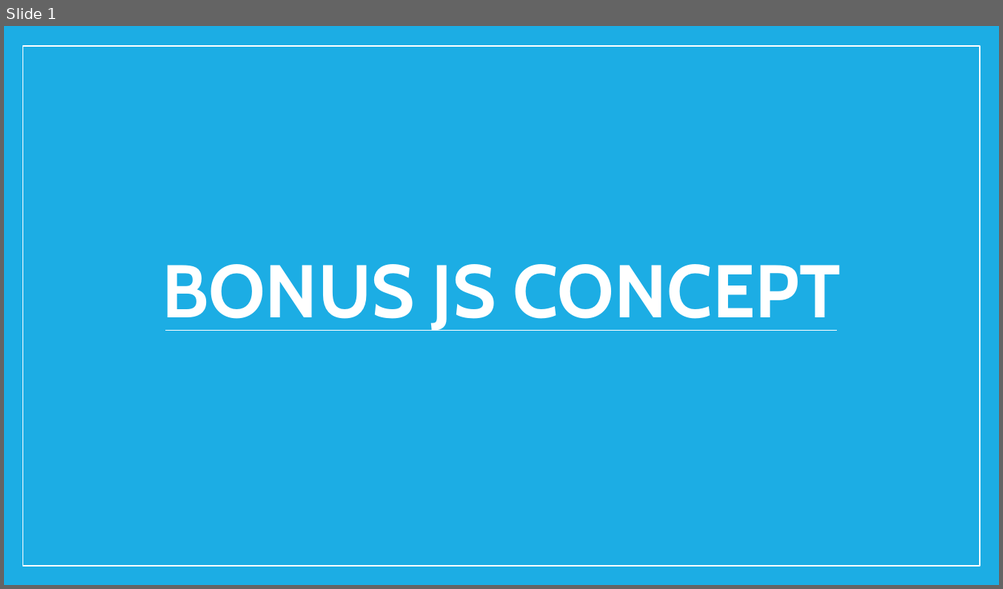
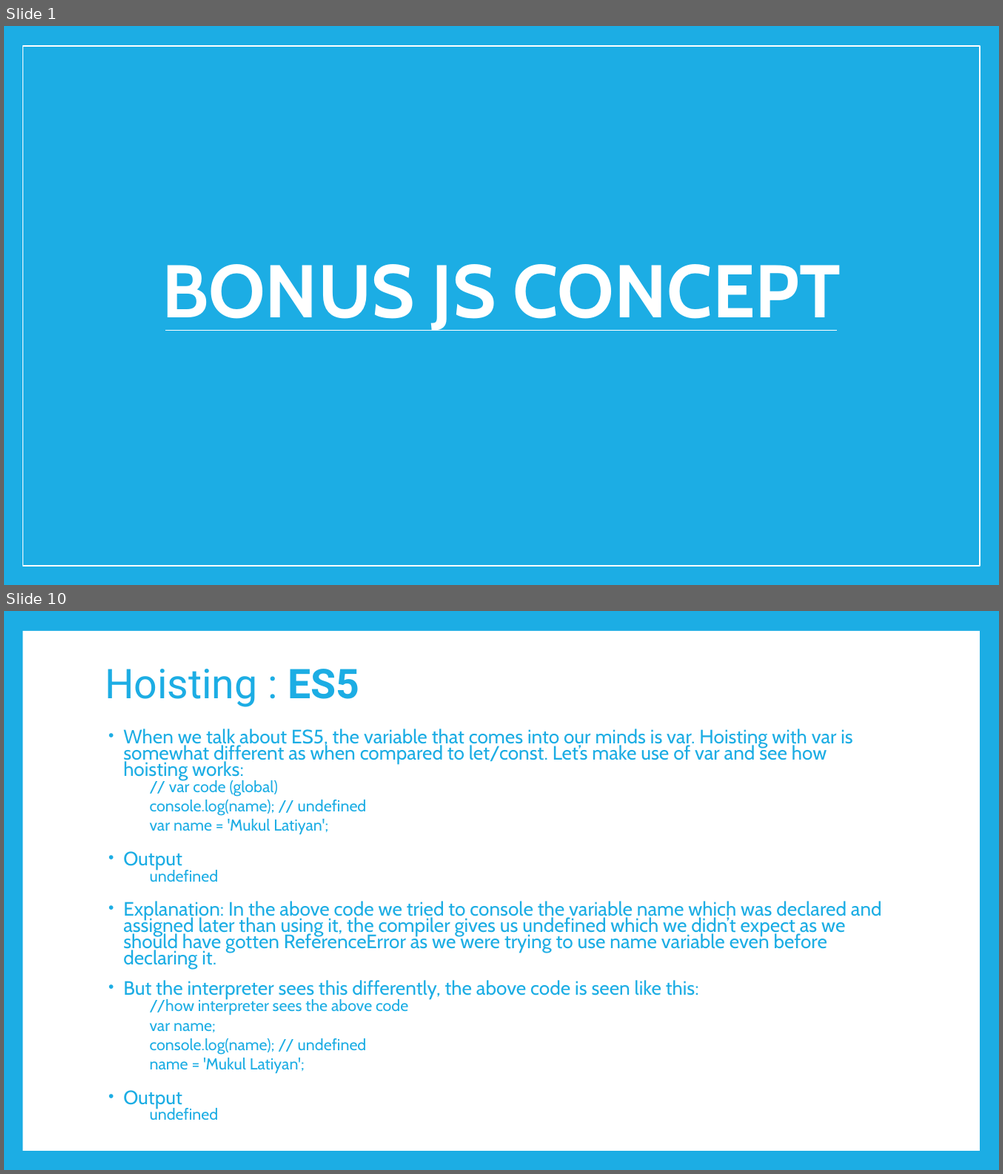
Before and after one commit to PramodJana/JavaScript, a slide deck: GFG JS Course Curriculam/Articles/009 JS Bonus Concept.pptx. Shown one above the other, each under a label of ours: slide 1 before the commit, slides 1 and 10 after it; the slides between them are not shown. The pictures are 1003x589 and 1003x1174 pixels, drawn with LibreOffice and Linux fonts; fonts in the diff are those of the drawing. Boxes give left, top, right and bottom in pixels: in the first picture for what was removed or moved away, otherwise in the second. Text is boxed around its words. In the diff, an @@ line names an element or a change of style, - is before the commit and + after.

```diff
--- a/GFG JS Course Curriculam/Articles/009 JS Bonus Concept.pptx
+++ b/GFG JS Course Curriculam/Articles/009 JS Bonus Concept.pptx
@@ slide 10 added at bbox=[4, 611, 999, 1170], background #1CADE4 @@
@@ rectangle added at bbox=[22, 631, 979, 1151], fill #FFFFFF @@
@@ title added at bbox=[105, 669, 360, 707], 39.6 pt, text #1CADE4 @@
+Hoisting : ES5
@@ text added at bbox=[123, 729, 882, 1120], 18.7 pt, text #1CADE4 @@
+• When we talk about ES5, the variable that comes into our minds is var. Hoisting with var is somewhat different as when compared to let/const. Let’s make use of var and see how hoisting works:
+    // var code (global)
+    console.log(name); // undefined
+    var name = 'Mukul Latiyan';
+• Output
+    undefined
+• Explanation: In the above code we tried to console the variable name which was declared and assigned later than using it, the compiler gives us undefined which we didn’t expect as we should have gotten ReferenceError as we were trying to use name variable even before declaring it.
+• But the interpreter sees this differently, the above code is seen like this:
+    //how interpreter sees the above code
+    var name;
+    console.log(name); // undefined
+    name = 'Mukul Latiyan';
+• Output
+    undefined
```
Also in this commit, not shown: 12 other slides added, 9 slides removed.
